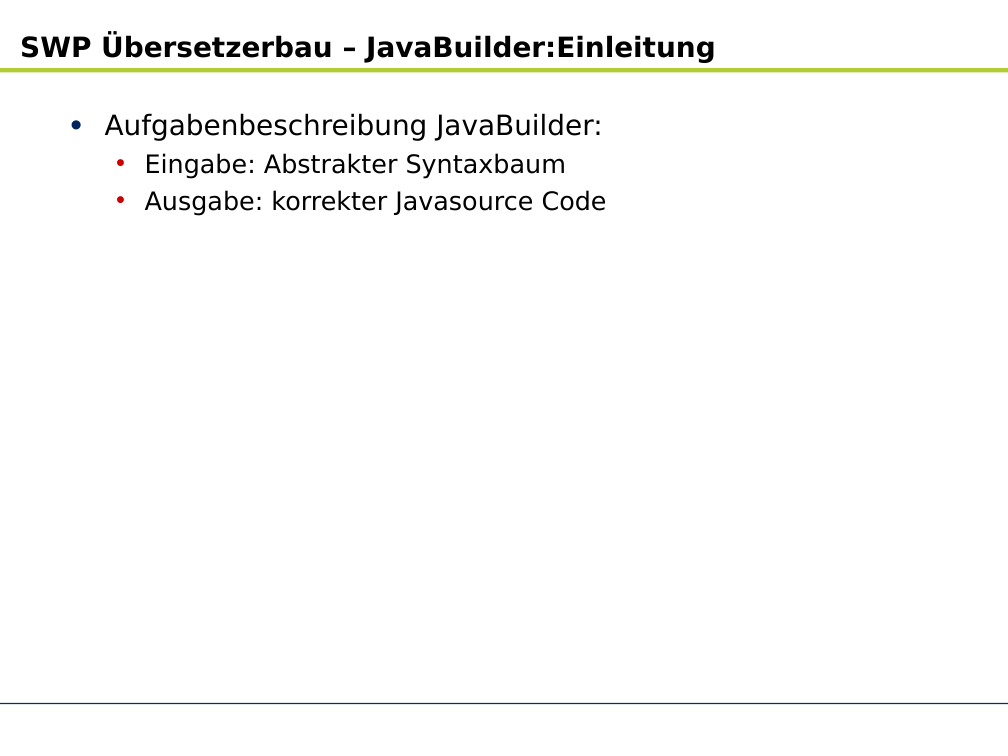
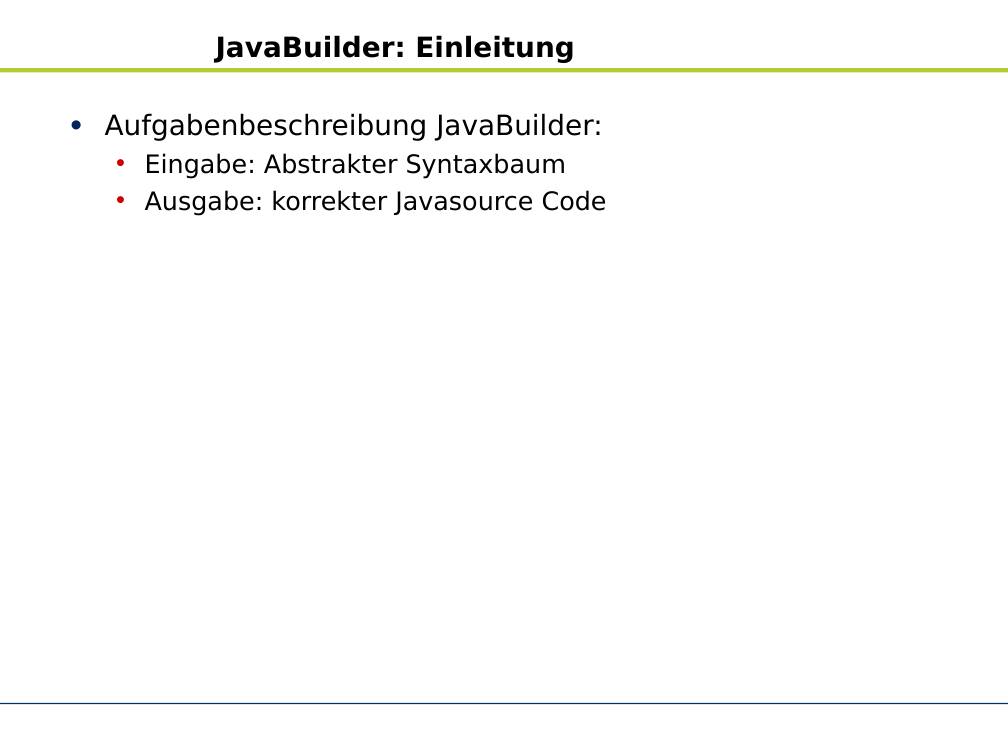
Before and after one commit to zhongxinhua/sose10-swp-uebersetzerbau, a slide deck: slide 13 of trunk/dokumentation/AR_SWP Uebersetzerbau (SS10)_v2.pptx (slide 11 before the commit). Drawn at 1008x756 pixels with LibreOffice and Linux fonts; fonts in the diff are those of the drawing; background and template pictures are left out. Boxes give left, top, right and bottom in pixels: in the first picture for what was removed or moved away, otherwise in the second. Text is boxed around its words. In the diff, an @@ line names an element or a change of style, - is before the commit and + after.

```diff
--- a/trunk/dokumentation/AR_SWP Uebersetzerbau (SS10)_v2.pptx
+++ b/trunk/dokumentation/AR_SWP Uebersetzerbau (SS10)_v2.pptx
@@ title at (216, 35, 574, 62): text changed @@
-SWP Übersetzerbau – JavaBuilder:Einleitung
+JavaBuilder: Einleitung
```
Also in this commit, not shown: 9 other slides changed, 3 slides added, 1 slide removed.
